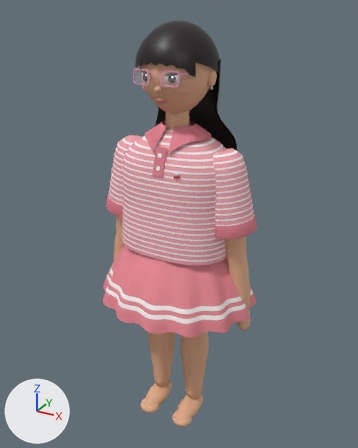
What one commit did to the glTF model public/3dmodel/prefabs/char_baochau.glb.
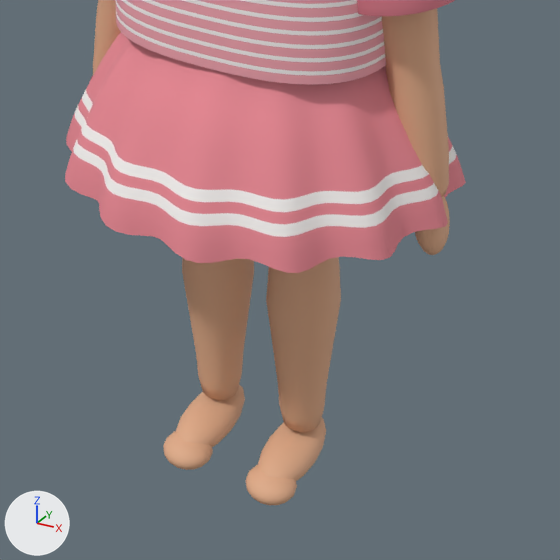
Each version appears first whole from a camera (50 mm lens) standing at (0.687, -1.24, 1.329) and looking at (-0.007, 0.022, 0.698), and next in a close-up on the part from 22% to 82% of the width and 52% to 100% of the height. The lights are fixed; the arrows at lower left show +X, +Y and +Z. The last two pictures show the newer version. Where no turn or scale is listed for an object, it has been applied to the vertices. Vertices at exactly the same position are counted once.

Script lines for the objects in view, before the commit:
```python
me_arm_r_mesh = bpy.data.meshes.new('Arm_R_Mesh')
me_arm_r_mesh.from_pydata(...)  # 949 vertices, 1772 faces; spans x -0.106..0.061, y -0.072..0.072, z -0.506..0.06
# faces by material slot: [180, 160, 716, 288, 288, 140]
me_arm_r_mesh.materials.append(mat_shirt)  # picture img_shirtstripes
me_arm_r_mesh.materials.append(mat_collar)  # pink #e2808f
me_arm_r_mesh.materials.append(mat_skin)  # beige #e5b08c
me_arm_r_mesh.materials.append(mat_gold)  # yellow #e0b44c
me_arm_r_mesh.materials.append(mat_red)  # red #c81e2e
me_arm_r_mesh.materials.append(mat_button)  # white #ffffff
me_leg_l_mesh = bpy.data.meshes.new('Leg_L_Mesh')
me_leg_l_mesh.from_pydata(...)  # 585 vertices, 1100 faces; spans x -0.061..0.061, y -0.12..0.062, z -0.62..0.02
me_leg_l_mesh.materials.append(mat_skin)  # beige #e5b08c
me_leg_r_mesh = bpy.data.meshes.new('Leg_R_Mesh')
me_leg_r_mesh.from_pydata(...)  # 585 vertices, 1100 faces; spans x -0.061..0.061, y -0.12..0.062, z -0.62..0.02
me_leg_r_mesh.materials.append(mat_skin)  # beige #e5b08c
ob_arm_r = bpy.data.objects.new('Arm_R', me_arm_r_mesh)
ob_arm_r.location = (-0.152, 0.0, 0.905)
ob_leg_l = bpy.data.objects.new('Leg_L', me_leg_l_mesh)
ob_leg_l.location = (0.065, 0.0, 0.62)
ob_leg_r = bpy.data.objects.new('Leg_R', me_leg_r_mesh)
ob_leg_r.location = (-0.065, 0.0, 0.62)
# also in view: 'Arm_L' at (0.174, 0.0, 0.682); 'Body' at (0.0, 0.0, 0.778)
```
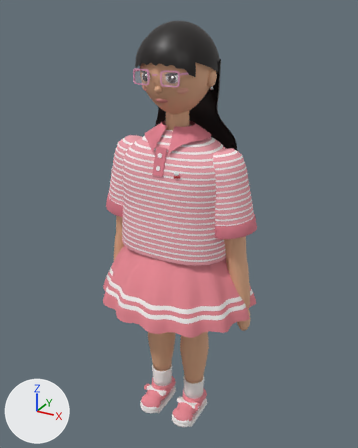
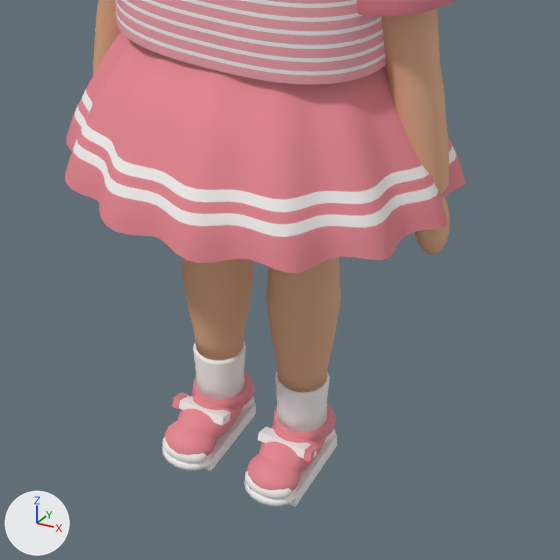
Location of each change, [x1, y1, x2, y2] in pixels of the close-ups (560 x 560 px; the box of a moved part takes in the faces that stretch with it):
'Leg_L', reshaped: before [246, 257, 341, 505]; after [244, 257, 341, 507]
'Leg_R', reshaped: before [163, 258, 254, 470]; after [162, 258, 256, 471]
part 1 of me_leg_l_mesh, added: after [290, 434, 337, 507]
part 2 of me_leg_l_mesh, added (mostly hidden): after [325, 430, 336, 442]
part 3 of me_leg_l_mesh, added (pink): after [259, 426, 326, 473]
part 4 of me_leg_l_mesh, added (mostly hidden): after [326, 404, 336, 437]
part 5 of me_leg_l_mesh, added: after [245, 471, 292, 500]
part 6 of me_leg_l_mesh, added: after [275, 372, 330, 432]
part 7 of me_leg_l_mesh, added (pink): after [273, 407, 331, 443]
part 8 of me_leg_l_mesh, moved or reshaped: before [258, 385, 327, 481]; after [246, 364, 328, 491]
part 9 of me_leg_l_mesh, recoloured: before [246, 465, 297, 505]; after [244, 481, 297, 506]
part 10 of me_leg_r_mesh, added: after [205, 402, 256, 471]
part 11 of me_leg_r_mesh, added (mostly hidden): after [242, 396, 255, 410]
part 12 of me_leg_r_mesh, added (pink): after [177, 394, 244, 439]
part 13 of me_leg_r_mesh, added (mostly hidden): after [243, 372, 255, 406]
part 14 of me_leg_r_mesh, added: after [162, 437, 207, 464]
part 15 of me_leg_r_mesh, added: after [193, 342, 246, 400]
part 16 of me_leg_r_mesh, added (pink): after [192, 375, 248, 410]
part 17 of me_leg_r_mesh, moved or reshaped: before [176, 356, 245, 447]; after [164, 333, 244, 456]
part 18 of me_leg_r_mesh, recoloured: before [163, 431, 213, 470]; after [162, 447, 212, 471]

Patch to the scene script:
```diff
--- a/public/3dmodel/prefabs/char_baochau.glb.py
+++ b/public/3dmodel/prefabs/char_baochau.glb.py
@@ mat_white @@
+mat_white = principled_material('white')
+mat_white.base_color = (0.965, 0.93, 0.913)  # white #fbf7f5
@@ me_leg_l_mesh @@
-me_leg_l_mesh.from_pydata(...)  # 585 vertices, 1100 faces; spans x -0.061..0.061, y -0.12..0.062, z -0.62..0.02
+me_leg_l_mesh.from_pydata(...)  # 1468 vertices, 2712 faces; spans x -0.061..0.061, y -0.118..0.062, z -0.62..0.02
+# me_leg_l_mesh part 1: a new loose piece, a box spanning x -0.038..0.038, y -0.09..0.034, z -0.62..-0.6, in mat_white (white #fbf7f5)
+# me_leg_l_mesh part 2: the loose piece of 187 vertices spanning x -0.036..0.036, y -0.104..0.048, z -0.618..-0.566 is copied, and the copy is scaled about its middle by (1.03, 0.395, 0.577), then moved by (0.0, 0.056, -0.013), in mat_white (white #fbf7f5); it spans x -0.037..0.037, y -0.002..0.058, z -0.62..-0.59
+# me_leg_l_mesh part 3: the loose piece of 187 vertices spanning x -0.036..0.036, y -0.104..0.048, z -0.618..-0.566 is copied, and the copy is scaled about its middle by (1.06, 0.987, 1), then moved by (0.0, 0.003, 0.01), in mat_shoepink (pink #eb8a95); it spans x -0.038..0.038, y -0.1..0.05, z -0.608..-0.556
+# me_leg_l_mesh part 4: the loose piece of 187 vertices spanning x -0.036..0.036, y -0.104..0.048, z -0.618..-0.566 is copied, and the copy is scaled about its middle by (1, 0.421, 0.962), then moved by (0.0, 0.056, 0.01), in mat_shoepink (pink #eb8a95); it spans x -0.036..0.036, y -0.004..0.06, z -0.607..-0.557
+# me_leg_l_mesh part 5: a new loose piece of 105 vertices spanning x -0.034..0.034, y -0.116..-0.076, z -0.608..-0.576, in mat_white (white #fbf7f5)
+# me_leg_l_mesh part 6: a new loose piece of 78 vertices spanning x -0.036..0.036, y -0.037..0.037, z -0.56..-0.485, in mat_white (white #fbf7f5)
+# me_leg_l_mesh part 7: a new loose piece of 76 vertices spanning x -0.039..0.039, y -0.04..0.04, z -0.57..-0.552, in mat_shoepink (pink #eb8a95)
+# me_leg_l_mesh part 8: 187 vertices moved from x -0.035..0.035, y -0.12..0.033, z -0.619..-0.5 to x -0.038..0.038, y -0.118..0.035, z -0.619..-0.46; 223 vertices removed from x -0.036..0.036, y -0.104..0.048, z -0.618..-0.535; 220 vertices added at x -0.037..0.043, y -0.114..0.033, z -0.61..-0.49
+# me_leg_l_mesh part 9: 352 faces spanning x -0.038..0.038, y -0.118..-0.058, z -0.62..-0.59 switch from mat_skin (beige #e5b08c) to mat_white (white #fbf7f5)
+# other edits to the shape of me_leg_l_mesh do not show in these pictures
+me_leg_l_mesh.materials.append(mat_shoepink)  # pink #eb8a95
+me_leg_l_mesh.materials.append(mat_button)  # white #ffffff
@@ me_leg_r_mesh @@
-me_leg_r_mesh.from_pydata(...)  # 585 vertices, 1100 faces; spans x -0.061..0.061, y -0.12..0.062, z -0.62..0.02
+me_leg_r_mesh.from_pydata(...)  # 1468 vertices, 2712 faces; spans x -0.061..0.061, y -0.118..0.062, z -0.62..0.02
+# me_leg_r_mesh part 10: a new loose piece, a box spanning x -0.038..0.038, y -0.09..0.034, z -0.62..-0.6, in mat_white (white #fbf7f5)
+# me_leg_r_mesh part 11: the loose piece of 187 vertices spanning x -0.036..0.036, y -0.104..0.048, z -0.618..-0.566 is copied, and the copy is scaled about its middle by (1.03, 0.395, 0.577), then moved by (0.0, 0.056, -0.013), in mat_white (white #fbf7f5); it spans x -0.037..0.037, y -0.002..0.058, z -0.62..-0.59
+# me_leg_r_mesh part 12: the loose piece of 187 vertices spanning x -0.036..0.036, y -0.104..0.048, z -0.618..-0.566 is copied, and the copy is scaled about its middle by (1.06, 0.987, 1), then moved by (0.0, 0.003, 0.01), in mat_shoepink (pink #eb8a95); it spans x -0.038..0.038, y -0.1..0.05, z -0.608..-0.556
+# me_leg_r_mesh part 13: the loose piece of 187 vertices spanning x -0.036..0.036, y -0.104..0.048, z -0.618..-0.566 is copied, and the copy is scaled about its middle by (1, 0.421, 0.962), then moved by (0.0, 0.056, 0.01), in mat_shoepink (pink #eb8a95); it spans x -0.036..0.036, y -0.004..0.06, z -0.607..-0.557
+# me_leg_r_mesh part 14: a new loose piece of 105 vertices spanning x -0.034..0.034, y -0.116..-0.076, z -0.608..-0.576, in mat_white (white #fbf7f5)
+# me_leg_r_mesh part 15: a new loose piece of 78 vertices spanning x -0.036..0.036, y -0.037..0.037, z -0.56..-0.485, in mat_white (white #fbf7f5)
+# me_leg_r_mesh part 16: a new loose piece of 76 vertices spanning x -0.039..0.039, y -0.04..0.04, z -0.57..-0.552, in mat_shoepink (pink #eb8a95)
+# me_leg_r_mesh part 17: 187 vertices moved from x -0.035..0.035, y -0.12..0.033, z -0.619..-0.5 to x -0.038..0.038, y -0.118..0.035, z -0.619..-0.46; 223 vertices removed from x -0.036..0.036, y -0.104..0.048, z -0.618..-0.535; 220 vertices added at x -0.043..0.037, y -0.114..0.033, z -0.61..-0.49
+# me_leg_r_mesh part 18: 352 faces spanning x -0.038..0.038, y -0.118..-0.058, z -0.62..-0.59 switch from mat_skin (beige #e5b08c) to mat_white (white #fbf7f5)
+# other edits to the shape of me_leg_r_mesh do not show in these pictures
+me_leg_r_mesh.materials.append(mat_shoepink)  # pink #eb8a95
+me_leg_r_mesh.materials.append(mat_button)  # white #ffffff
```
